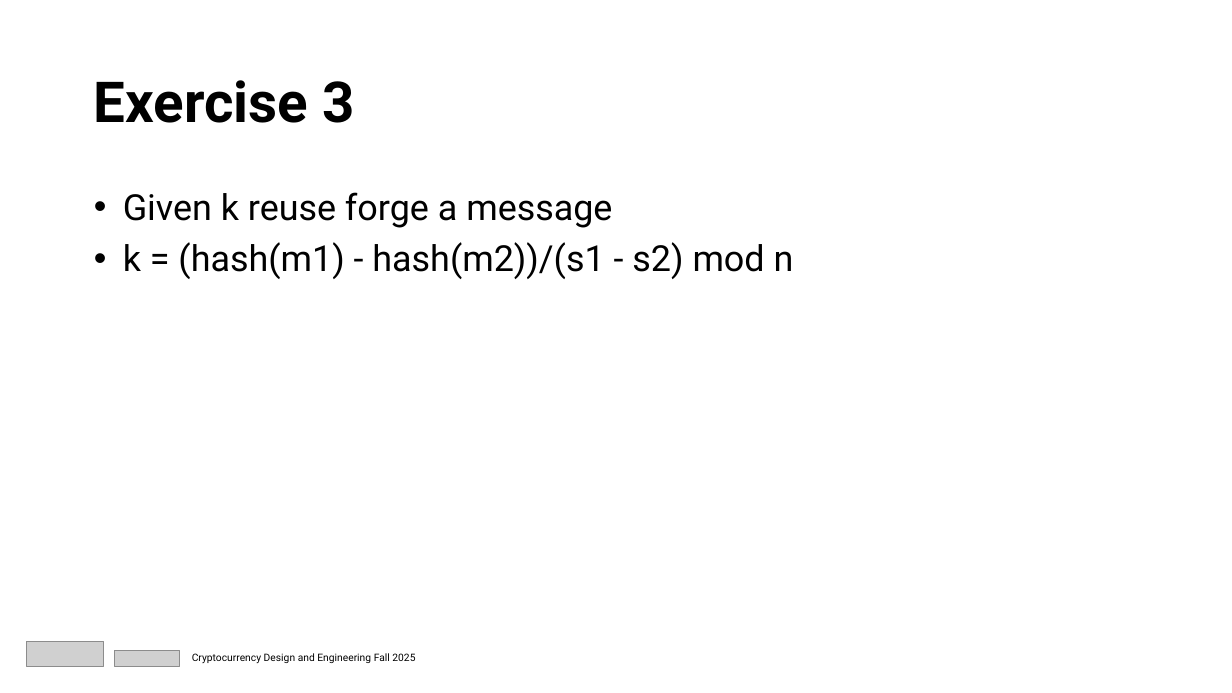
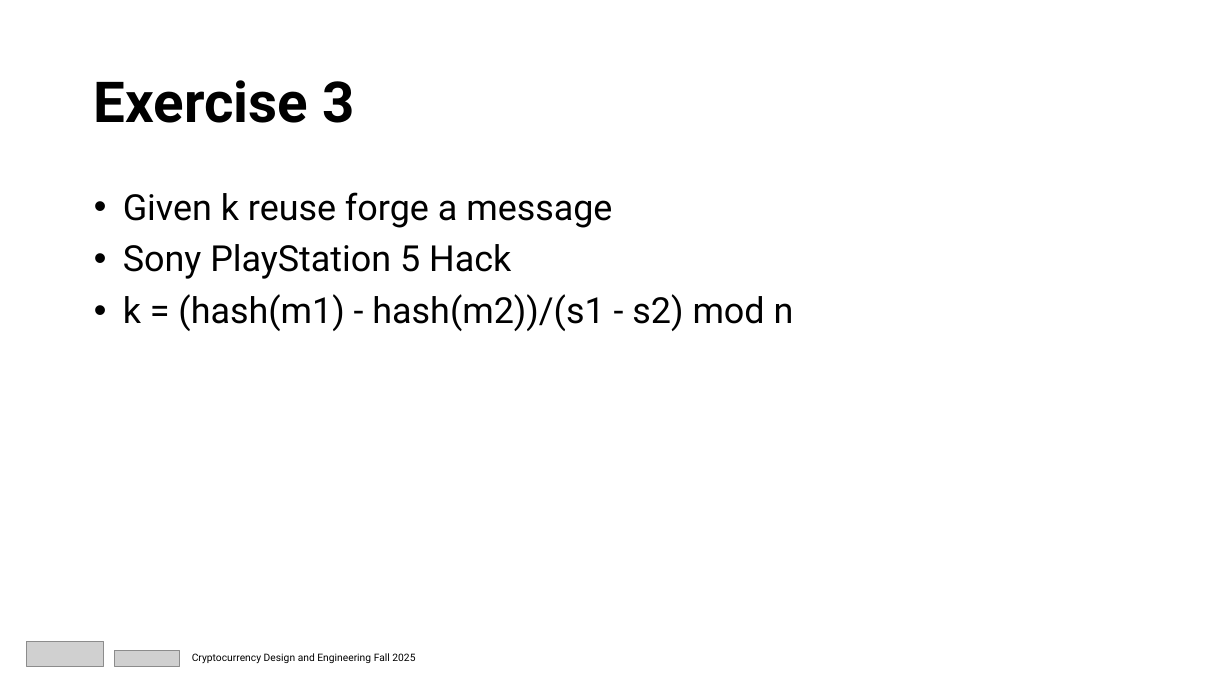
Before and after one commit to mit-dci-cde-2025/mit-dci-cde-2025-classroom-students-assignment-2-cde2025.2-digital-signatures-makerere, a slide deck: slide 12 of assignment_3_background.pptx. Drawn at 1232x693 pixels with LibreOffice and Linux fonts; fonts in the diff are those of the drawing; grey boxes stand for pictures. Boxes give left, top, right and bottom in pixels: in the first picture for what was removed or moved away, otherwise in the second. Text is boxed around its words. In the diff, an @@ line names an element or a change of style, - is before the commit and + after.

```diff
--- a/assignment_3_background.pptx
+++ b/assignment_3_background.pptx
@@ text at (123, 244, 511, 279): paragraph added @@
+              • Sony PlayStation 5 Hack
```
Also in this commit, not shown: 3 other slides changed.
